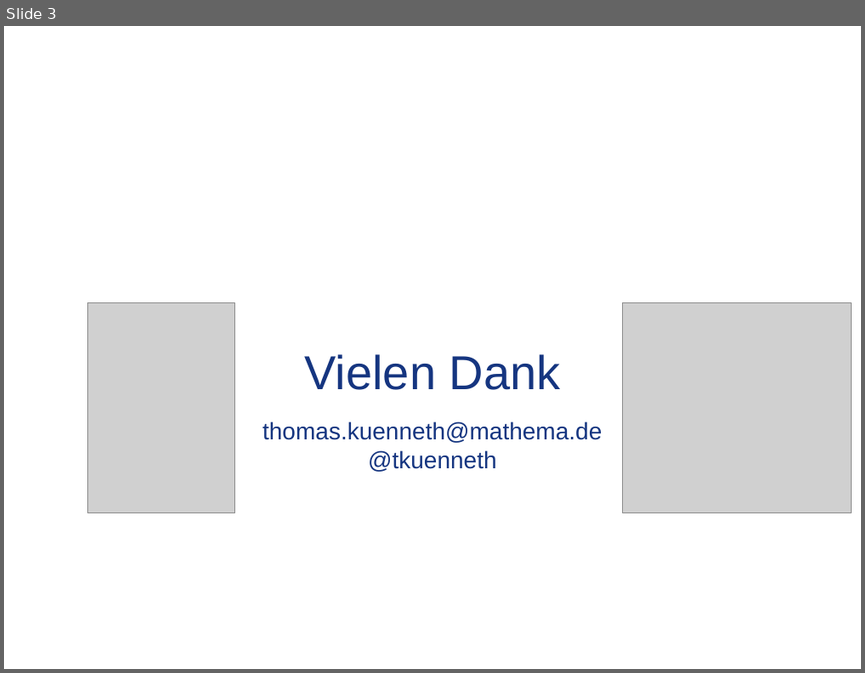
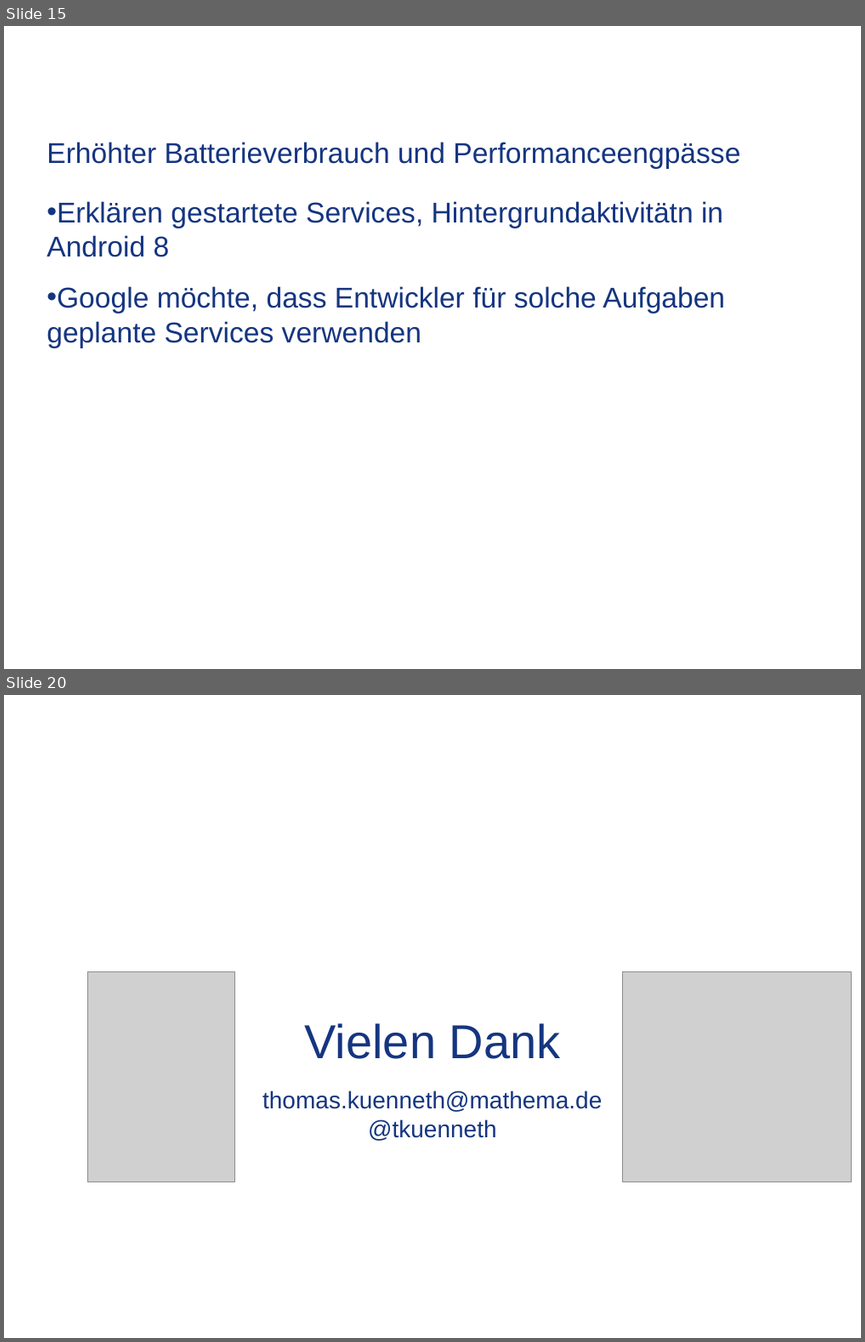
Before and after one commit to tkuenneth/Xamarin_Talks, a slide deck: Slides/DWX 2017.pptx. Shown one above the other, each under a label of ours: slide 3 before the commit, slides 15 and 20 after it; the slides between them are not shown. The pictures are 865x673 and 865x1342 pixels, drawn with LibreOffice and Linux fonts; fonts in the diff are those of the drawing; grey boxes stand for pictures; background and template pictures are left out. Boxes give left, top, right and bottom in pixels: in the first picture for what was removed or moved away, otherwise in the second. Text is boxed around its words. In the diff, an @@ line names an element or a change of style, - is before the commit and + after.

```diff
--- a/Slides/DWX 2017.pptx
+++ b/Slides/DWX 2017.pptx
@@ slide 15 added at box(4, 26, 861, 669), background picture (left out) @@
@@ title added at box(46, 142, 740, 169), 24 pt, text #153580 @@
+Erhöhter Batterieverbrauch und Performanceengpässe
@@ text added at box(46, 201, 725, 348), 24 pt, text #153580 @@
+• Erklären gestartete Services, Hintergrundaktivitätn in Android 8
+• Google möchte, dass Entwickler für solche Aufgaben geplante Services verwenden
@@ what was slide 3 is now slide 20 @@
```
Also in this commit, not shown: 16 other slides added.
